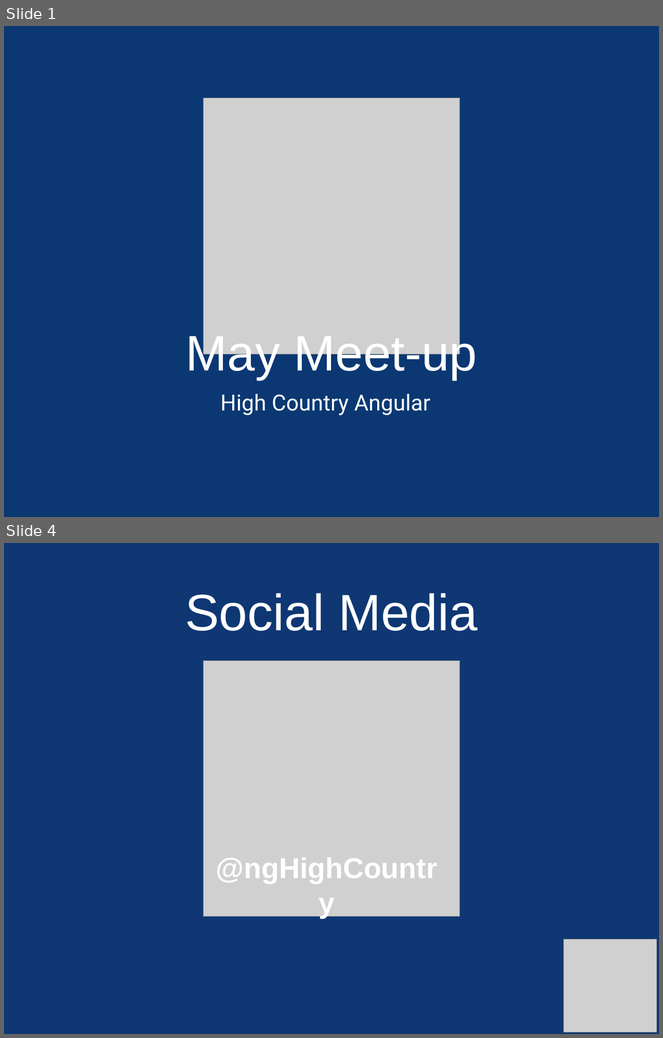
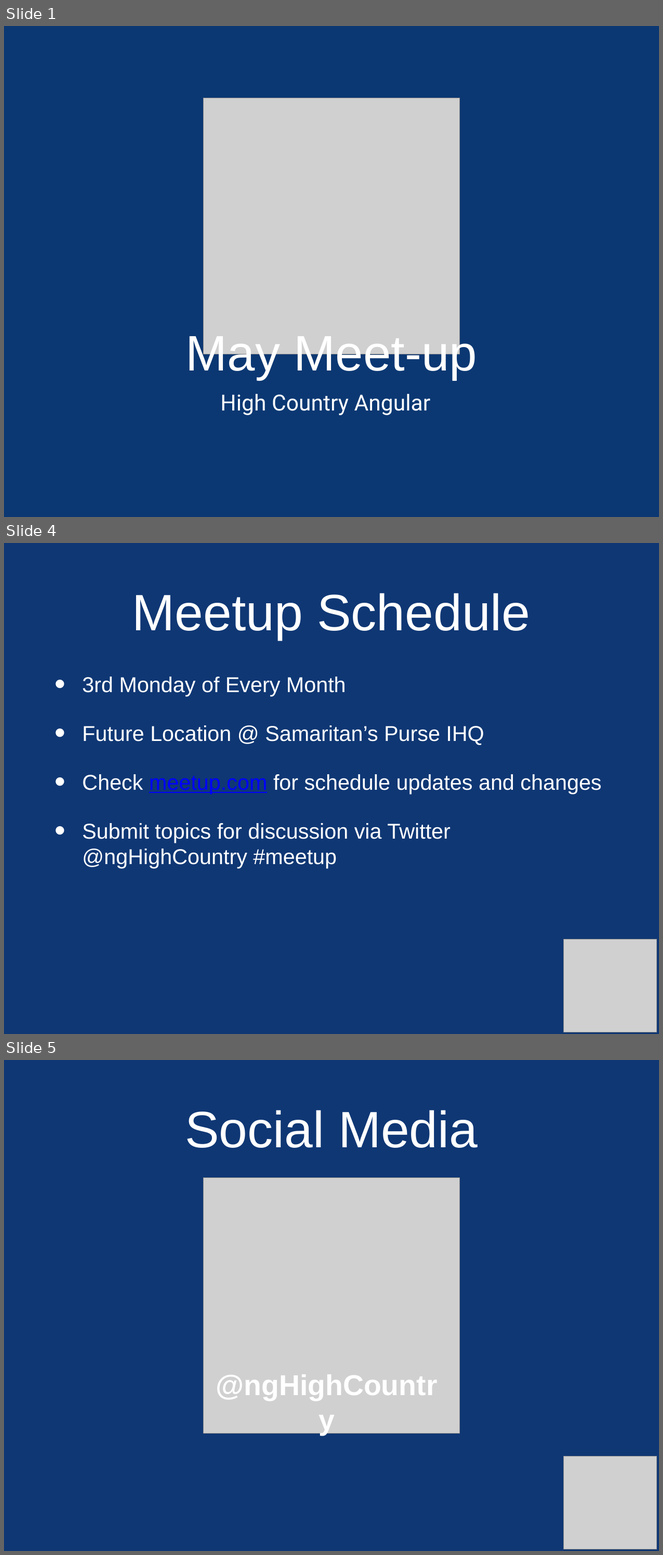
Before and after one commit to ngHighCountry/meetup, a slide deck: presentations/may-2018/may-2018.pptx. Shown one above the other, each under a label of ours: slides 1 and 4 before the commit, slides 1, 4 and 5 after it; the slides between them are not shown. The pictures are 663x1038 and 663x1555 pixels, drawn with LibreOffice and Linux fonts; fonts in the diff are those of the drawing; grey boxes stand for pictures. Boxes give left, top, right and bottom in pixels: in the first picture for what was removed or moved away, otherwise in the second. Text is boxed around its words. In the diff, an @@ line names an element or a change of style, - is before the commit and + after.

```diff
--- a/presentations/may-2018/may-2018.pptx
+++ b/presentations/may-2018/may-2018.pptx
@@ slide 4 added at [4, 543, 659, 1034], background #0F3774 @@
@@ title added at [132, 593, 530, 640], 80 pt, text #FFFFFF @@
+Meetup Schedule
@@ text added at [82, 677, 601, 869], 33.5 pt, text #FFFFFF @@
+• 3rd Monday of Every Month
+• Future Location @ Samaritan’s Purse IHQ
+• Check meetup.com for schedule updates and changes
+• Submit topics for discussion via Twitter @ngHighCountry #meetup
@@ picture added at [564, 939, 657, 1033] @@
@@ what was slide 4 is now slide 5 @@
```
Also in this commit, not shown: 1 slide changed, 1 other slide added, 1 slide removed, 4 other files.
